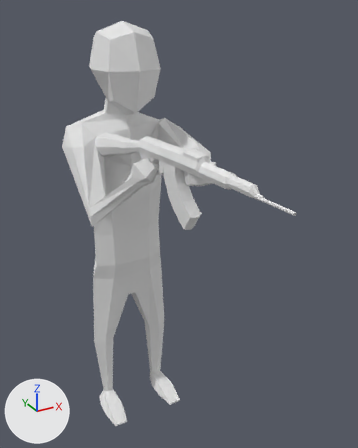
What one commit did to the Blender file Assets/Models/Army base model battle pose.blend.
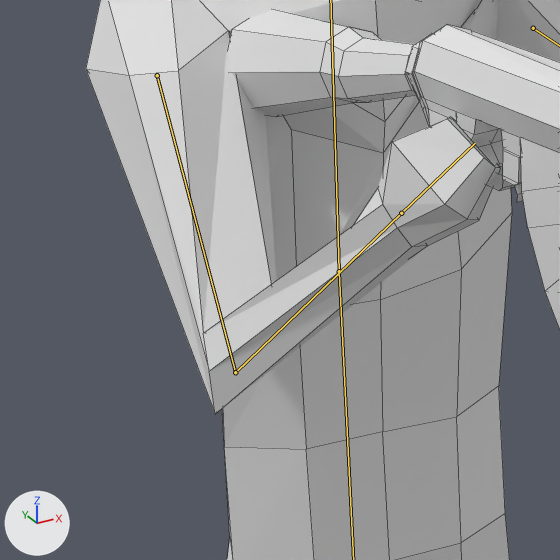
Each version is shown whole from a 50 mm lens placed at (-9.1, -21.69, 21.63), pointed at (0.9, -3.5, 12.54), then close up on the part from 12% to 48% of the width and 29% to 58% of the height. The lights are fixed; the arrows at lower left show +X, +Y and +Z. Both versions are drawn at the pose saved in each file; the numbers are the values there. The bones that bend it are drawn over the model as lines in the close-ups. The close-ups show mesh edges as thin lines.
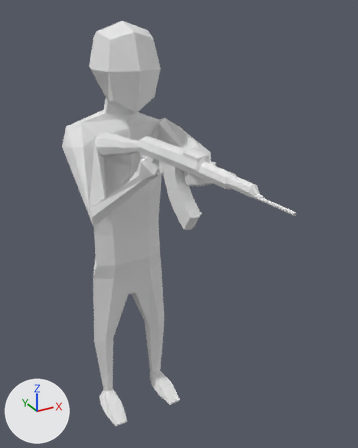
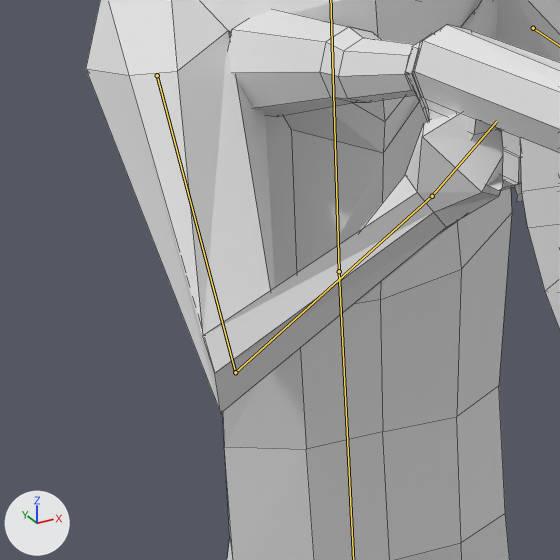
Location of each change, (x1, y1, x2, y2) in pixels of the close-ups (560 x 560 px):
'Cube', posed
    both: (86, 0, 560, 560)
bone 'Bone.011', root to tip
    before: (235, 372) to (401, 213)
    after: (235, 372) to (432, 196)
bone 'Bone.012', root to tip
    before: (401, 213) to (475, 143)
    after: (432, 196) to (497, 121)

What the commit changed:
Bone 'Bone.011' (bone_bone_011) turns from (-44, 21, 75) to (-58, 24, 63) degrees about its own x, y and z.
Bone 'Bone.012' (bone_bone_012) turns from (-43, 37, -31) to (-35, 47, -18) degrees about its own x, y and z.
